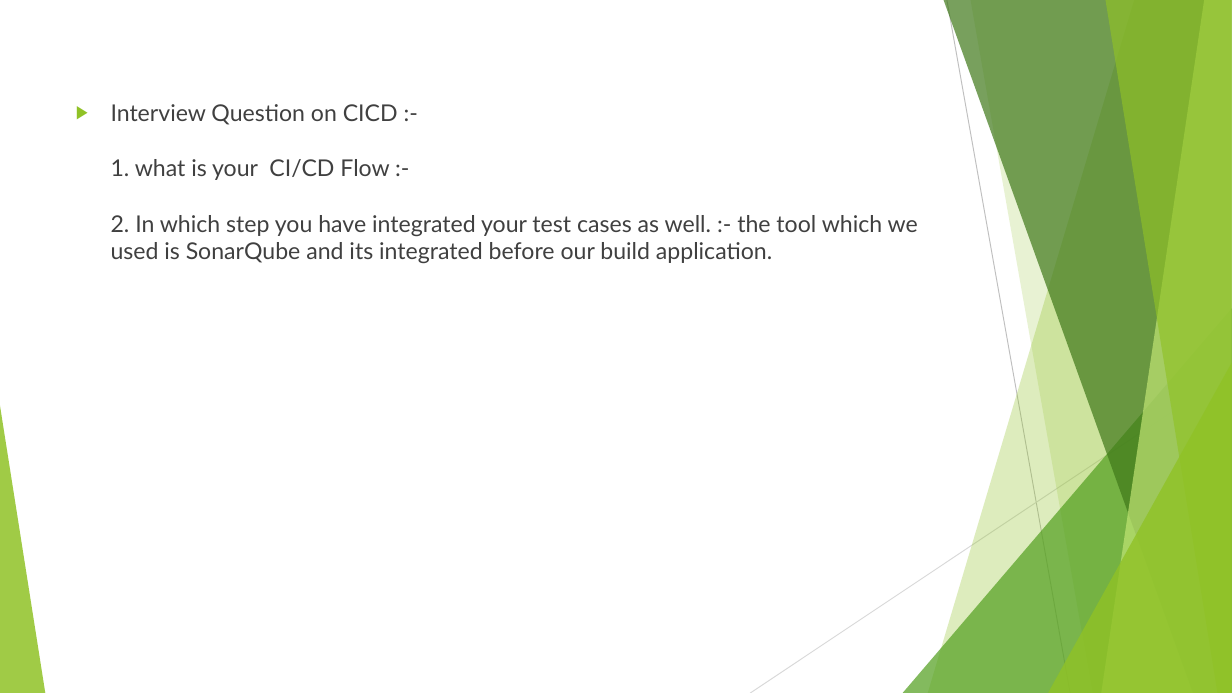
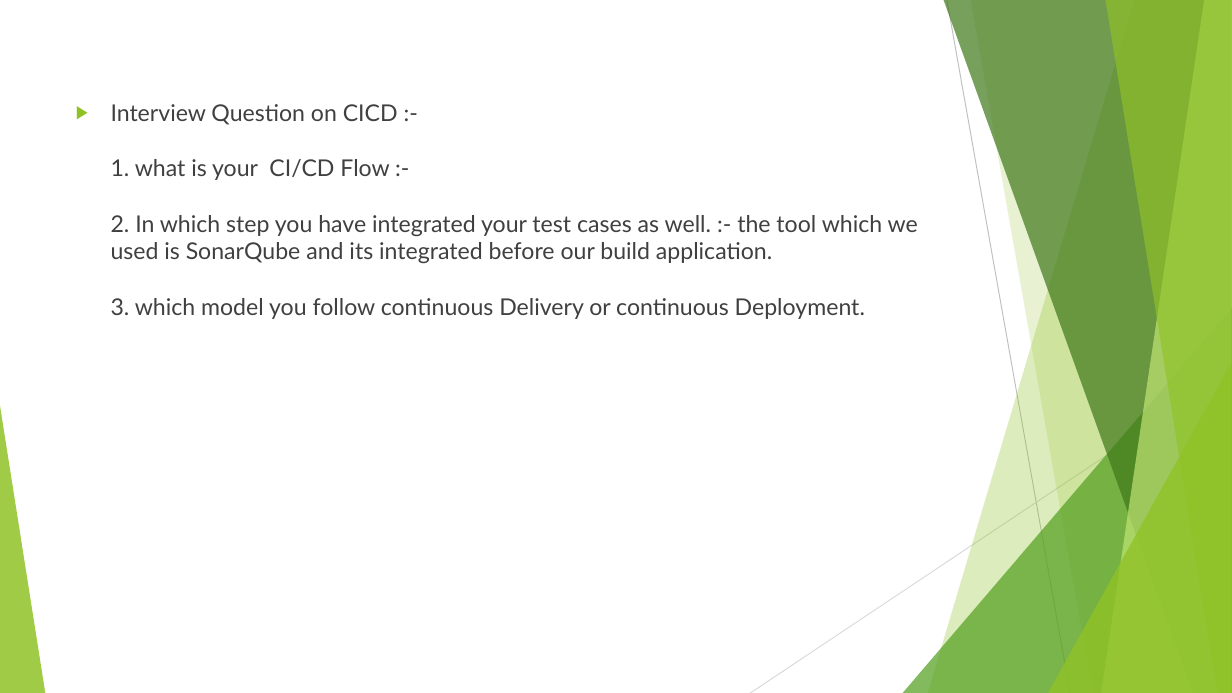
Before and after one commit to Mephist0phele/DevOps-Prep, a slide deck: slide 13 of DevOps PPT.pptx (slide 12 before the commit). Drawn at 1232x693 pixels with LibreOffice and Linux fonts; fonts in the diff are those of the drawing. Boxes give left, top, right and bottom in pixels: in the first picture for what was removed or moved away, otherwise in the second. Text is boxed around its words. In the diff, an @@ line names an element or a change of style, - is before the commit and + after.

```diff
--- a/DevOps PPT.pptx
+++ b/DevOps PPT.pptx
@@ text at bbox=[111, 104, 918, 319]: text changed @@
-▶ Interview Question on CICD :-
-  1. what is your CI/CD Flow :-
-  2. In which step you have integrated your test cases as well. :- the tool which we used is SonarQube and its integrated before our build application.
+▶ Interview Question on CICD :-
+  1. what is your CI/CD Flow :-
+  2. In which step you have integrated your test cases as well. :- the tool which we used is SonarQube and its integrated before our build application.
+  3. which model you follow continuous Delivery or continuous Deployment.
```
Also in this commit, not shown: 5 other slides changed, 6 slides added, 1 slide removed.
